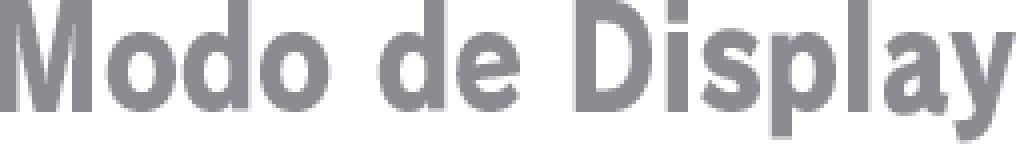
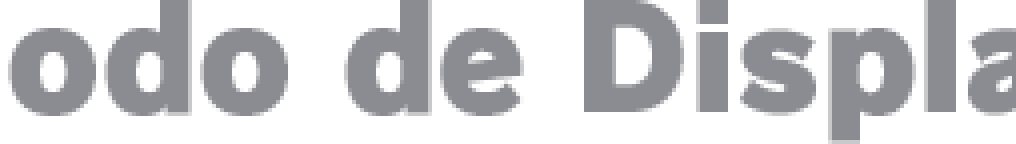
Revision of a layered 1016px x 144px image; what changed, layer by layer:
hid "Modo de Display" (1st of 2) over [0,0,1016,144]
added layer "Modo de Display" (2nd of 2) above "Display Mode" over [8,0,1016,144]
